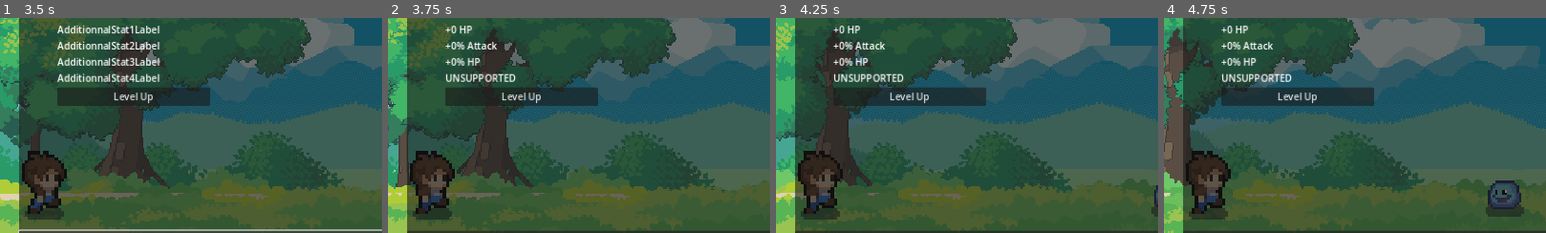
Above: before the commit, frames 1-4 (left to right).
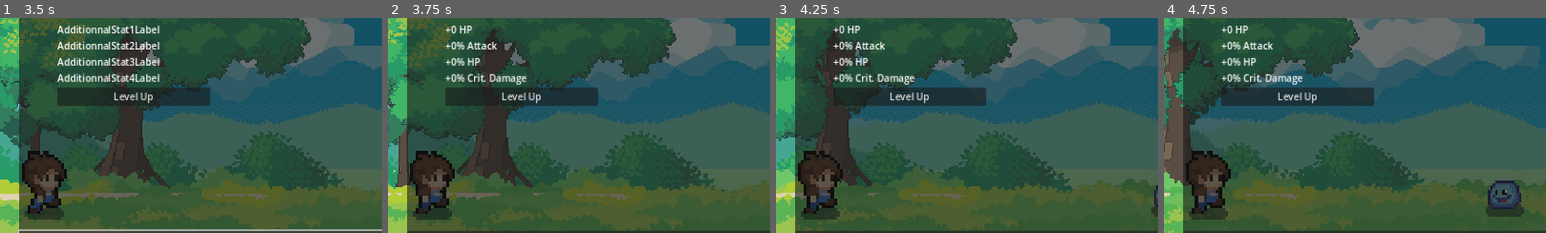
Above: after the commit, the same moments.

Repository: LSDAF/lsdaf_client
Game: Godot game, scene res://elements/main/main.tscn
Two runs of this game, one before a commit and one after it. Both use one fixed random seed, a clock stepped at 60 frames per second and the inputs below.
Inputs:
- Up to frame 1 (3.5 s): click "Inventory" at 0.5 s; click "Level Up" at 1.25 s; click "Characteristics" at 2 s; click "Give a random item" at 2.75 s
- Up to frame 2 (3.75 s): click "1" at 3.5 s
- Up to frame 3 (4.25 s): no input
- Up to frame 4 (4.75 s): click "Inventory" at 4.25 s
The pictures show only the part of the screen within x 0-50%, y 42-92%; the shares and areas given below are measured in that part.

Frame 1 is identical in both runs. In frame 2, 0.6% of the frame differs, in the area x 15-37%, y 25-32%; in frame 3, 0.6%; in frame 4, 0.6%.

Commit message:
chore: small changes

Diff:
--- a/elements/hud/inventory_menu/inventory_menu.gd
+++ b/elements/hud/inventory_menu/inventory_menu.gd
@@ -24,7 +24,7 @@
 
 
 func _on_select_item(item: Item) -> void:
-	%ItemDetailsMenu.update_selected_item(item)
+	%ItemDetailsMenu.open_for_item(item)
 
 
 func get_inventory_items_scenes() -> Array[InventoryItem]:
--- a/elements/hud/inventory_menu/item_details_menu/item_details_menu.gd
+++ b/elements/hud/inventory_menu/item_details_menu/item_details_menu.gd
@@ -31,10 +31,18 @@
 			prettified_statistic = "+{0} {1}".format([current_value, "Attack"])
 		ItemStatistics.ItemStatistics.ATTACK_MULT:
 			prettified_statistic = "+{0}% {1}".format([current_value, "Attack"])
+		ItemStatistics.ItemStatistics.CRIT_CHANCE:
+			prettified_statistic = "+{0}% {1}".format([current_value, "Crit. Chance"])
+		ItemStatistics.ItemStatistics.CRIT_DAMAGE:
+			prettified_statistic = "+{0}% {1}".format([current_value, "Crit. Damage"])
 		ItemStatistics.ItemStatistics.HP_ADD:
 			prettified_statistic = "+{0} {1}".format([current_value, "HP"])
 		ItemStatistics.ItemStatistics.HP_MULT:
 			prettified_statistic = "+{0}% {1}".format([current_value, "HP"])
+		ItemStatistics.ItemStatistics.RESISTANCE_ADD:
+			prettified_statistic = "+{0} {1}".format([current_value, "Resistance"])
+		ItemStatistics.ItemStatistics.RESISTANCE_MULT:
+			prettified_statistic = "+{0}% {1}".format([current_value, "Resistance"])
 		_:
 			prettified_statistic = "UNSUPPORTED"
 
@@ -56,7 +64,7 @@
 	%AdditionnalStat4Label.text = _prettify_statistic(_item.additional_stats[3], _item.level)
 
 
-func update_selected_item(item: Item) -> void:
+func open_for_item(item: Item) -> void:
 	_item = item
 
 	if _item == null:
@@ -69,3 +77,7 @@
 	%NoItemSelectedLabel.hide()
 
 	_update_item_details_menu()
+
+
+func _on_level_up_button_pressed() -> void:
+	pass
--- a/elements/hud/inventory_menu/item_details_menu/item_details_menu.tscn
+++ b/elements/hud/inventory_menu/item_details_menu/item_details_menu.tscn
@@ -84,3 +84,5 @@
 text = "No item selected"
 horizontal_alignment = 1
 vertical_alignment = 1
+
+[connection signal="pressed" from="ItemsDetailVBoxContainer/LevelUpButton" to="." method="_on_level_up_button_pressed"]
